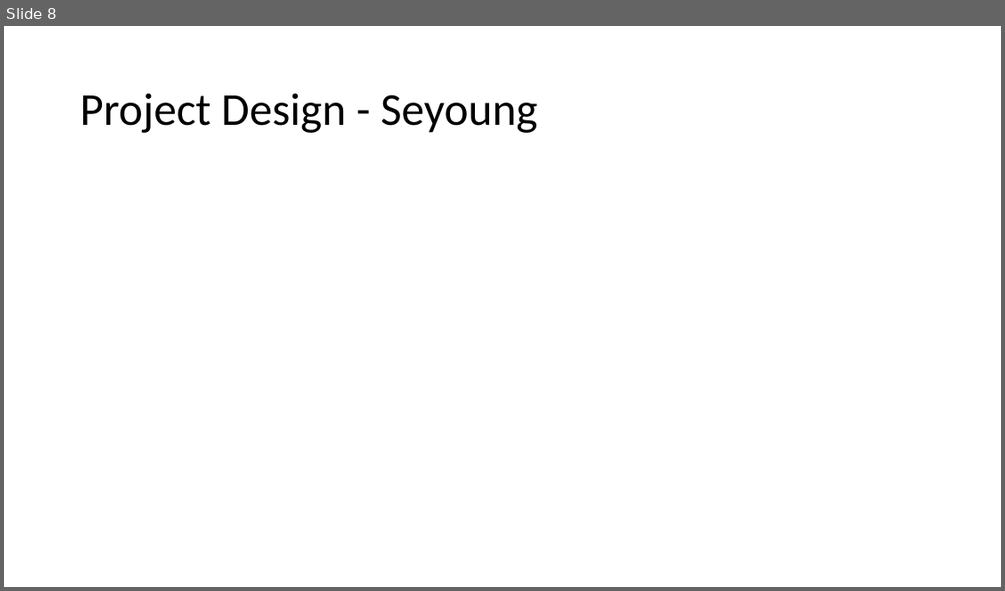
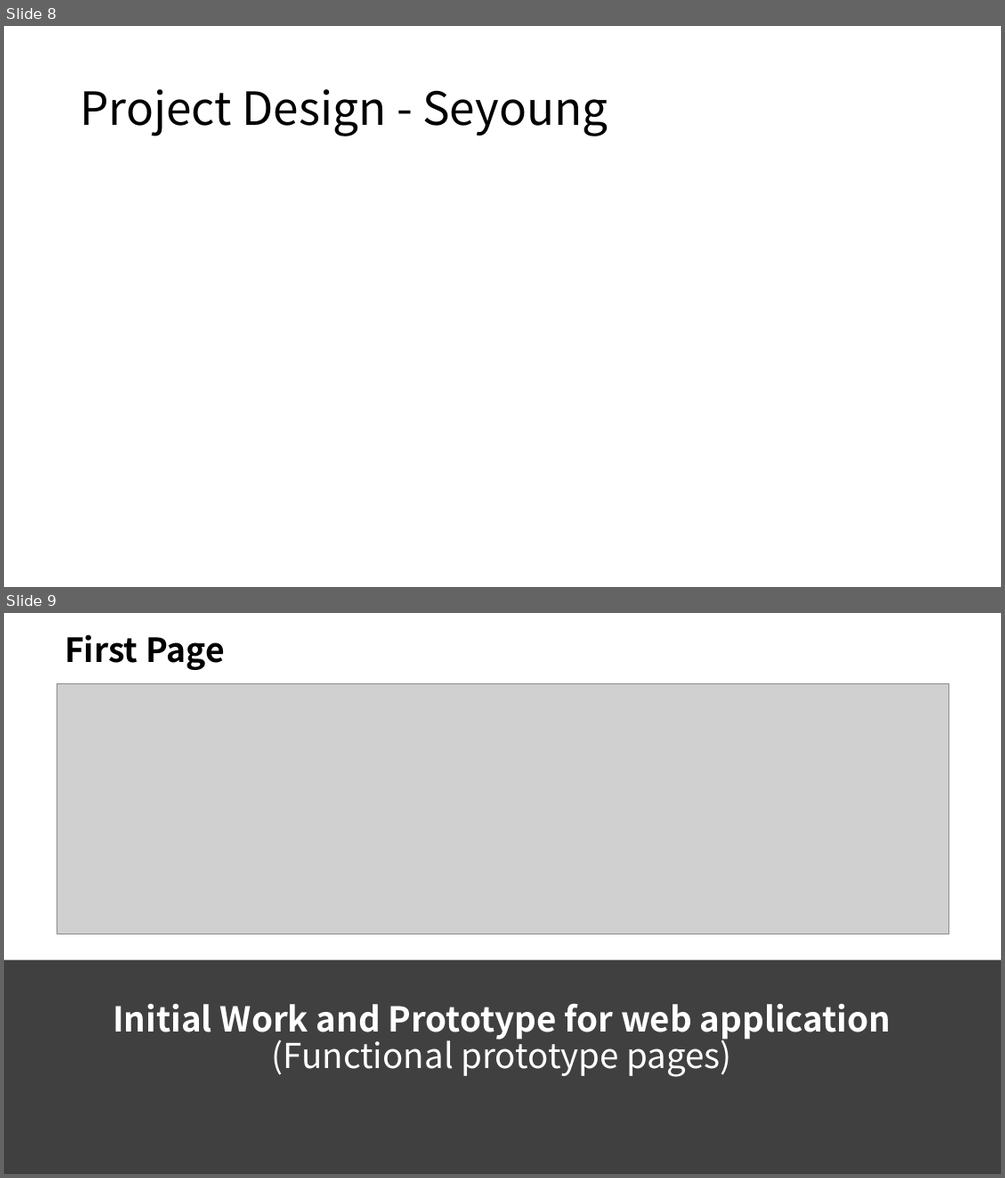
Before and after one commit to BrissyKim/group14, a slide deck: Capstone Management.pptx. Shown one above the other, each under a label of ours: slide 8 before the commit, slides 8 and 9 after it. The pictures are 1005x591 and 1005x1178 pixels, drawn with LibreOffice and Linux fonts; fonts in the diff are those of the drawing; grey boxes stand for pictures. Boxes give left, top, right and bottom in pixels: in the first picture for what was removed or moved away, otherwise in the second. Text is boxed around its words. In the diff, an @@ line names an element or a change of style, - is before the commit and + after.

```diff
--- a/Capstone Management.pptx
+++ b/Capstone Management.pptx
@@ slide 9 added at (4, 613, 1001, 1174), background #FFFFFF @@
@@ text added at (65, 634, 225, 670), 32 pt, text #000000, bold @@
+First Page
@@ picture added at (57, 684, 948, 933) @@
@@ rectangle added at (4, 960, 1001, 1174), fill #404040 @@
@@ title added at (113, 1003, 891, 1077), 33 pt, text #FFFFFF, bold @@
+Initial Work and Prototype for web application
+(Functional prototype pages)
@@ slide 8 changed as well @@
@@ title "Project Design - Seyoung" at (80, 89, 607, 136): font Calibri to Noto Sans CJK KR @@
```
Also in this commit, not shown: 7 other slides changed, 4 other slides added, 1 slide removed.
